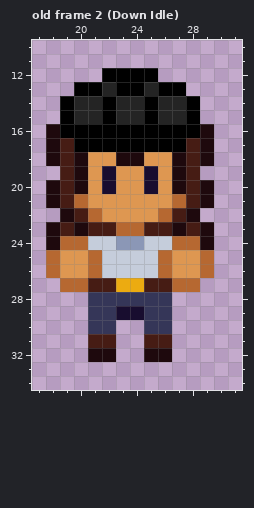
Pixel-art file: Aseprite/Npc's/Alice.aseprite. Above, as it was before the edit.
48x48 pixels, 7 frames. Shown: old frame 2 (Down Idle): x 17..31, y 10..34. The commit also changed other frames, which this record leaves out.
Now the later version:
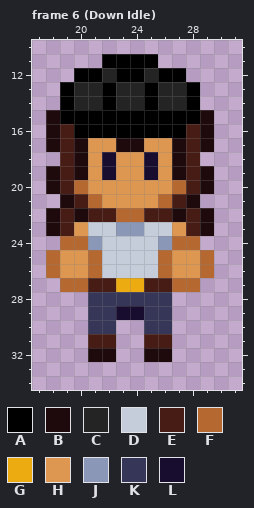
Palette (. is transparent): A #000000  B #1e090d  C #242424  D #c5cddb  E #461c14  F #b66831  G #ecab11  H #de9751  J #8b97b6  K #353658  L #180d2f
Edits made:
frames 7 -> 6
--- frame 6 (Down Idle) against old frame 2 (Down Idle), layers "head", "body"
@@ x 17..31 @@
 10 ...............
-11 ...............
-12 .....AAAA......
-13 ...AACAACAA....
+11 .....AAAA......
+12 ...AACAACAA....
+13 ..ACCACCACCA...
 14 ..ACCACCACCA...
-15 ..ACCACCACCA...
-16 .BAAAAAAAAAAB..
-17 .BEAAAAAAAAEB..
-18 .BEBHHBBHHBEB..
-19 ..EBHLHHLHBE...
-20 .BEBHLHHLHBEB..
-21 .BEFHHHHHHFEB..
-22 ..BEFHHHHFEB...
-23 .BEBEEFFEEBEB..
-24 .BFFDDJJDDFFB..
+15 .BAAAAAAAAAAB..
+16 .BEAAAAAAAAEB..
+17 .BEBHHBBHHBEB..
+18 ..EBHLHHLHBE...
+19 .BEBHLHHLHBEB..
+20 .BEFHHHHHHFEB..
+21 ..BEFHHHHFEB...
+22 .BEBEEFFEEBEB..
+23 .BEHDDJJDDHEB..
+24 ..FFJDDDDJFF...
 25 .FHHFDDDDFHHF..
Pixel boxes of the changes (left, top, right, bottom) in both pictures:
changed: (46, 54, 214, 250)
